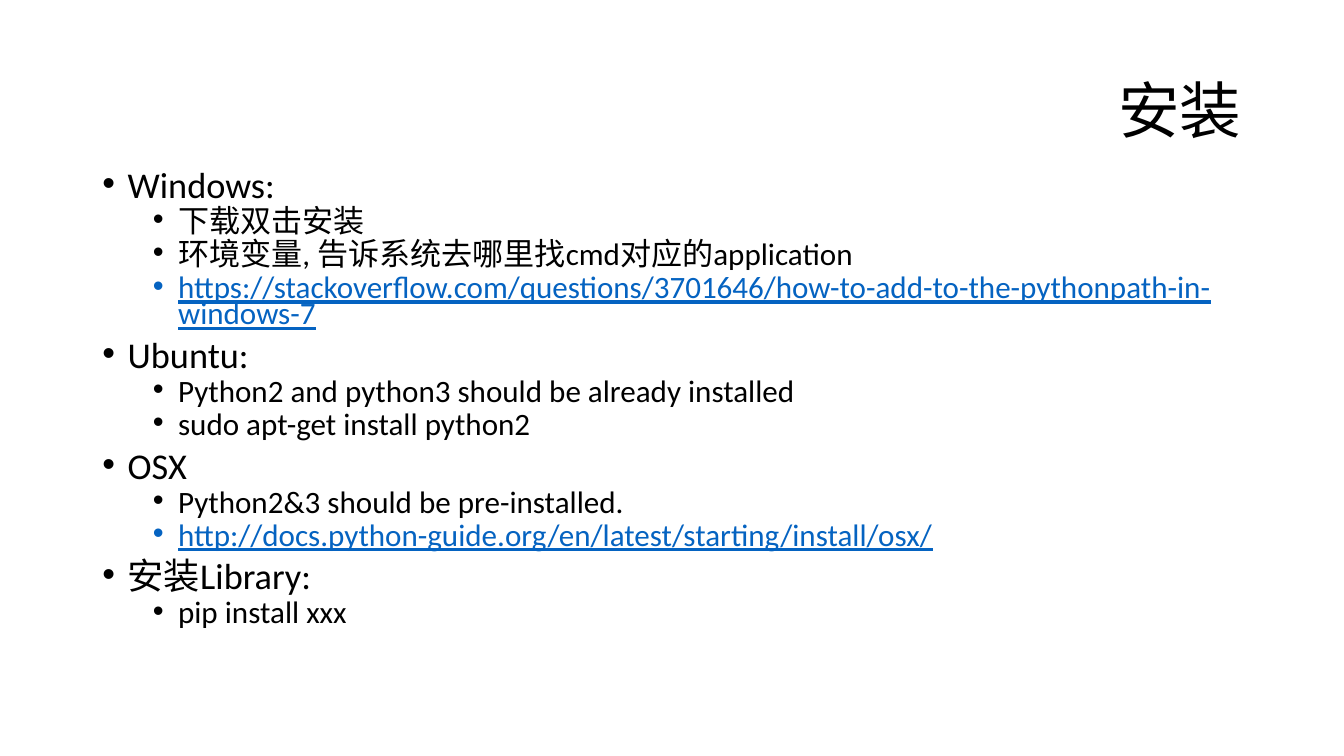
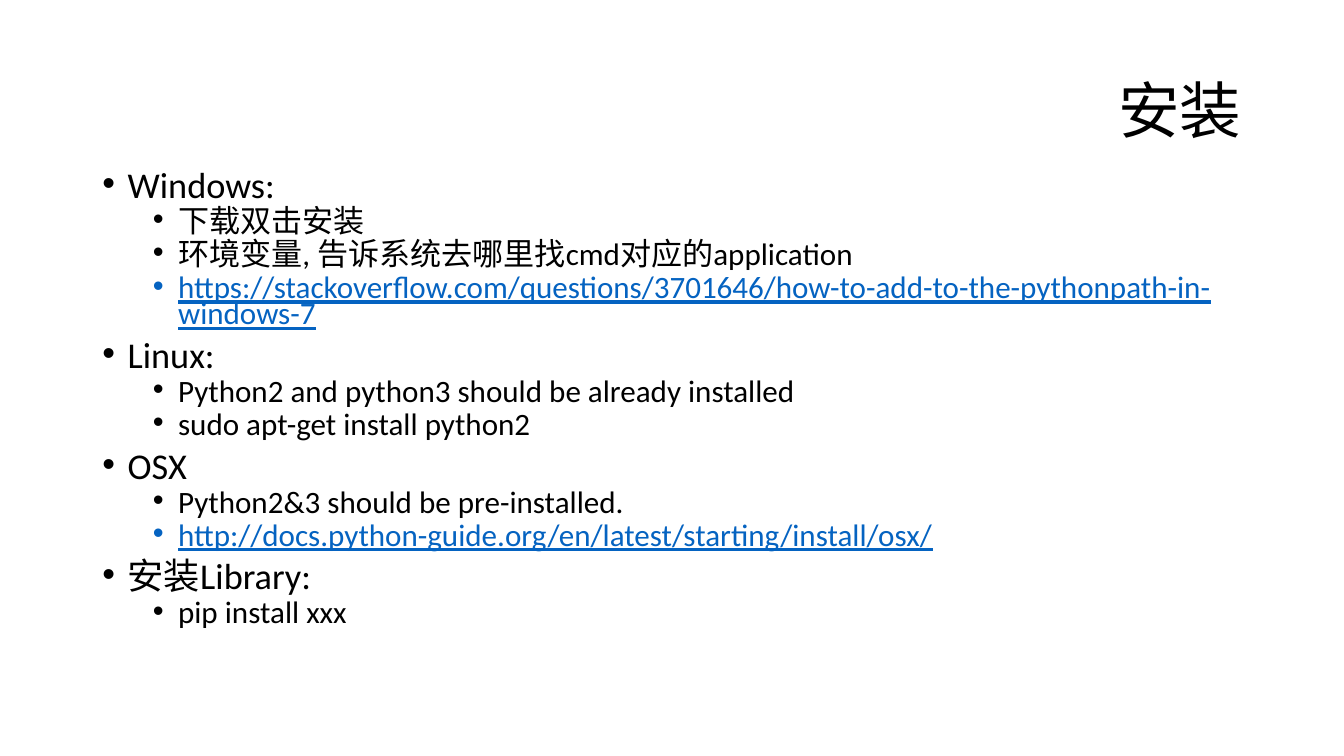
Before and after one commit to alexluliu/python101, a slide deck: slide 6 of 1/class 1.pptx. Drawn at 1344x756 pixels with LibreOffice and Linux fonts; fonts in the diff are those of the drawing; background and template pictures are left out. Boxes give left, top, right and bottom in pixels: in the first picture for what was removed or moved away, otherwise in the second. Text is boxed around its words. In the diff, an @@ line names an element or a change of style, - is before the commit and + after.

```diff
--- a/1/class 1.pptx
+++ b/1/class 1.pptx
@@ text at box(128, 343, 215, 369): text changed @@
-• Ubuntu:
+• Linux:
```
Also in this commit, not shown: 9 other slides changed, 1 other file.
